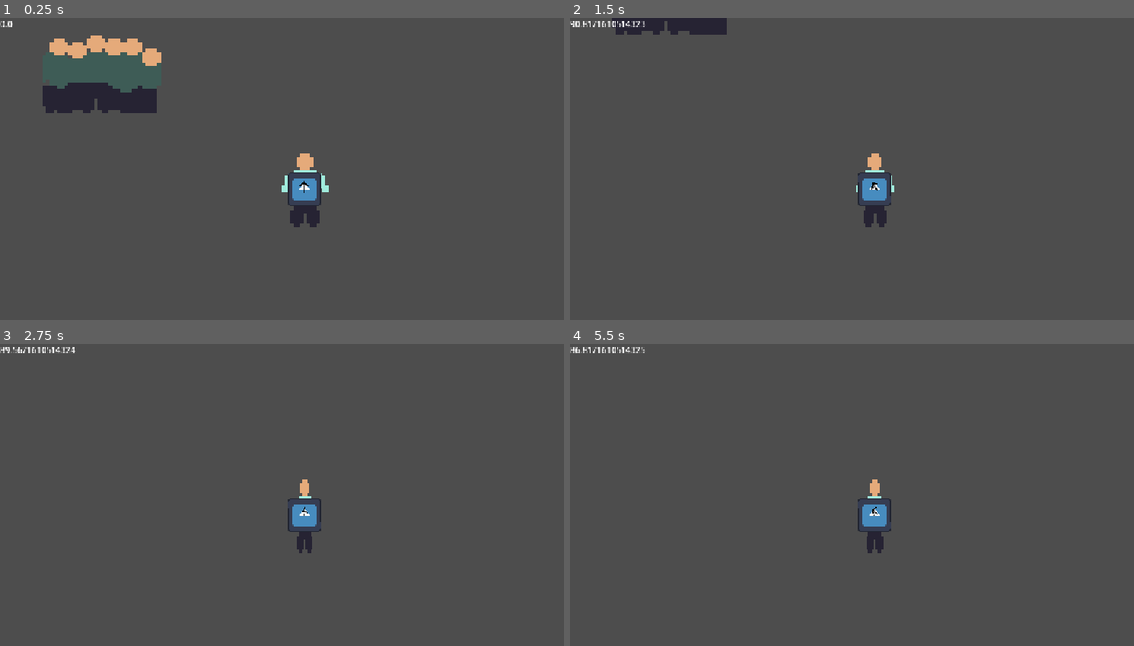
Above: before the commit, frames 1-4 (two rows, left to right).
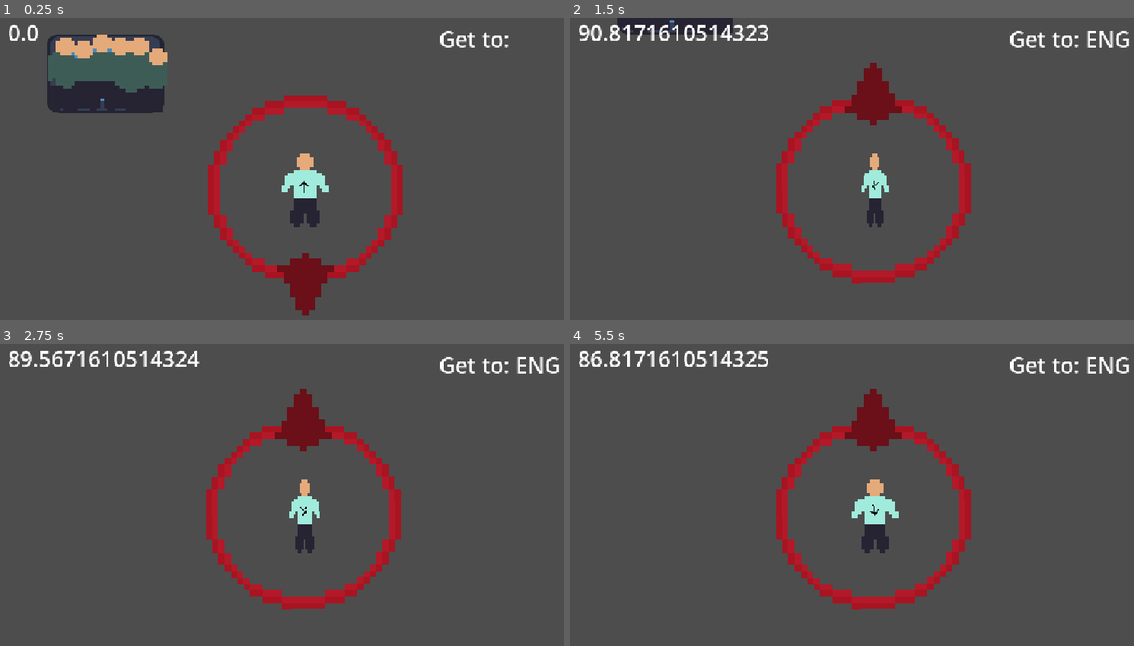
Above: after the commit, the same moments.

Repository: Chickenhatter/horizon-get-to-class
Game: Godot game, scene res://scenes/getting_to.tscn
Same seed, same stepped clock (60 frames per second), same inputs: the game is played once before the commit and once after it. The project has no main scene, so this scene is started directly. The engine's default icon, where the game draws it, is replaced by a stand-in: a white triangle on a blue panel in a dark square.
Inputs (mouse positions are in pixels of both pictures, inside the frame that each line leads up to):
- Up to frame 1 (0.25 s): no input
- Up to frame 2 (1.5 s): tap Enter at 0.5 s; move the mouse to (1009, 172) at 0.52 s; hold Right 0.53-1.28 s; hold A (ui_a) 0.53-1.28 s; click (1009, 172) at 0.67 s; tap D (ui_d) at 0.8, 1.35 s; move the mouse to (750, 205) at 1.27 s; hold Down from 1.28 s (still down)
- Up to frame 3 (2.75 s): tap A (ui_a) at 1.55 s; move the mouse to (366, 440) at 2.02 s; release Down at 2.03 s; hold Right from 2.03 s (still down); hold A (ui_a) from 2.03 s (still down); tap D (ui_d) at 2.3 s
- Up to frame 4 (5.5 s): move the mouse to (846, 582) at 2.77 s; release Right at 2.78 s; release A (ui_a) at 2.78 s; hold Up 2.78-3.53 s; tap D (ui_d) at 2.85, 5.3 s; click (846, 582) at 2.92 s; tap A (ui_a) at 3.05, 4.55 s; move the mouse to (1055, 567) at 3.52 s; hold D (ui_d) 3.53-4.28 s; hold Left 3.53-5.03 s; tap Alt at 3.6 s; move the mouse to (694, 464) at 4.27 s; tap Shift at 4.35 s; move the mouse to (902, 516) at 5.02 s; hold Down from 5.03 s (still down); hold A (ui_a) from 5.03 s (still down); click (902, 516) at 5.17 s

The runs differ from the first frame. In frame 1, 6.6% of the frame differs, in the area x 0-91%, y 1-99%; in frame 2, 6.6%; in frame 3, 6.4%; in frame 4, 6.7%, in the area x 0-100%, y 1-88%.

Commit message:
3hr 44m fixing collision shape innacuray

Diff:
--- a/code/camera.gd
+++ b/code/camera.gd
@@ -11,6 +11,7 @@
 func _process(_delta: float) -> void:
 	$Camera2D.global_position = Global.character_position
 	$Camera2D/RichTextLabel.text = Global.timer_str
+	$Camera2D/class.text = "Get to: " + Global.clas
 	if follow == true:
 		$Camera2D/Sprite2D.look_at(Global.positio)
-		$Camera2D/Sprite2D.rotation_degrees += 90
+		$Camera2D/Sprite2D.rotation_degrees -= 90
--- a/code/character.gd
+++ b/code/character.gd
@@ -12,9 +12,9 @@
 	if Input.is_action_pressed('ui_s'):
 		movement = Vector2.DOWN.rotated(deg_to_rad(rotation_degrees))
 	if Input.is_action_pressed('ui_a'):
-		$".".rotation_degrees -= 1
+		$".".rotation_degrees -= 3
 	if Input.is_action_pressed('ui_d'):
-		$".".rotation_degrees += 1
+		$".".rotation_degrees += 3
 	velocity = movement * SPEED
 	var collision = move_and_collide(velocity * delta)
 	if collision:
@@ -41,6 +41,7 @@
 		else:
 			velocity = push * original_speed
 	$Icon2.scale.x = (1.5*(sin((2*PI*($".".rotation_degrees+45)/180)))+4.5)
-	$CollisionPolygon2D.scale.x = (1.5*(sin((2*PI*($".".rotation_degrees+45)/180)))+4.5)
+	$CollisionPolygon2D.scale.x = (1.5*(sin((2*PI*($".".rotation_degrees+45)/180)))+4.5)/6
 	$Icon2.rotation_degrees = -$".".rotation_degrees
 	$Icon2/arrow.rotation_degrees = $".".rotation_degrees
+	$CollisionPolygon2D.rotation_degrees = -$".".rotation_degrees
--- a/code/classes_decider.gd
+++ b/code/classes_decider.gd
@@ -42,6 +42,7 @@
 		clas = "sst"
 		positio = $sst.global_position
 	Global.positio = positio
+	Global.clas = clas.to_upper()
 	print(clas)
 	find_timer()
 func find_timer():
--- a/code/moving1.gd
+++ b/code/moving1.gd
@@ -16,12 +16,12 @@
 	velocity = current_velocity
 	$side.global_rotation = 0
 	$forward.global_rotation = 0
-	$CollisionShape2D.global_rotation = 0
+	$CollisionShape2D.global_rotation_degrees = 90
 	if cos(2*PI*($".".global_rotation_degrees)/180) < 0:
-		$side.play("no")
-		$forward.play("them")
+		$side/side.play("no")
+		$forward/forward.play("them")
 		$CollisionShape2D.scale.y = 1
 	else:
-		$forward.play("no")
-		$side.play("them")
+		$forward/forward.play("no")
+		$side/side.play("them")
 		$CollisionShape2D.scale.y = 0.3
--- a/global/global.gd
+++ b/global/global.gd
@@ -2,6 +2,7 @@
 var character_position = 0
 var timer_str = 1
 var positio = 0
+var clas = ""
 # Called when the node enters the scene tree for the first time.
 func _ready() -> void:
 	pass # Replace with function body.
--- a/scenes/getting_to.tscn
+++ b/scenes/getting_to.tscn
@@ -4,11 +4,12 @@
 [ext_resource type="Texture2D" uid="uid://dhetnbigbagbg" path="res://assets/human/pixil-frame-0 (13).png" id="2_dak1h"]
 [ext_resource type="Texture2D" uid="uid://4q335xxs2p" path="res://icon.svg" id="2_l0a5c"]
 [ext_resource type="Script" uid="uid://ddhb5d6cw035w" path="res://code/moving1.gd" id="3_4m780"]
-[ext_resource type="Texture2D" uid="uid://celsot7yfnag4" path="res://assets/human/pixil-frame-0 (15).png" id="3_l6age"]
+[ext_resource type="Texture2D" uid="uid://celsot7yfnag4" path="res://assets/other/pixil-frame-0 (15).png" id="3_l6age"]
 [ext_resource type="Script" uid="uid://c1r628slsblxt" path="res://code/classes_decider.gd" id="4_ku5y5"]
 [ext_resource type="Script" uid="uid://dc4oih1orewkw" path="res://code/camera.gd" id="5_6viju"]
 [ext_resource type="Texture2D" uid="uid://dij357whn0vpq" path="res://assets/human/pixil-frame-0 (16).png" id="5_sn084"]
 [ext_resource type="Texture2D" uid="uid://cbge3i68g8yk3" path="res://assets/human/pixil-frame-0 (14).png" id="6_ah7as"]
+[ext_resource type="Texture2D" uid="uid://ctb5h68yr2q48" path="res://assets/other/pixil-frame-0 (18).png" id="9_sn084"]
 
 [sub_resource type="Curve2D" id="Curve2D_4m780"]
 _data = {
@@ -19,6 +20,25 @@
 [sub_resource type="RectangleShape2D" id="RectangleShape2D_ku5y5"]
 size = Vector2(148.98418, 222.97482)
 
+[sub_resource type="SpriteFrames" id="SpriteFrames_7xrwy"]
+animations = [{
+"frames": [{
+"duration": 1.0,
+"texture": null
+}],
+"loop": 1,
+"name": &"no",
+"speed": 5.0
+}, {
+"frames": [{
+"duration": 1.0,
+"texture": ExtResource("6_ah7as")
+}],
+"loop": 1,
+"name": &"them",
+"speed": 5.0
+}]
+
 [sub_resource type="SpriteFrames" id="SpriteFrames_rpb1b"]
 animations = [{
 "frames": [{
@@ -32,25 +52,6 @@
 "frames": [{
 "duration": 1.0,
 "texture": ExtResource("5_sn084")
-}],
-"loop": 1,
-"name": &"them",
-"speed": 5.0
-}]
-
-[sub_resource type="SpriteFrames" id="SpriteFrames_7xrwy"]
-animations = [{
-"frames": [{
-"duration": 1.0,
-"texture": null
-}],
-"loop": 1,
-"name": &"no",
-"speed": 5.0
-}, {
-"frames": [{
-"duration": 1.0,
-"texture": ExtResource("6_ah7as")
 }],
 "loop": 1,
 "name": &"them",
@@ -88,12 +89,6 @@
 position = Vector2(385, 507)
 platform_floor_layers = 0
 script = ExtResource("1_2gn6n")
-
-[node name="Icon" type="Sprite2D" parent="Node2D/character/character" unique_id=60606033]
-visible = false
-position = Vector2(10, -24)
-scale = Vector2(6, 6)
-texture = ExtResource("2_dak1h")
 
 [node name="Icon2" type="Node2D" parent="Node2D/character/character" unique_id=1552264854]
 scale = Vector2(6, 6)
@@ -114,6 +109,12 @@
 [node name="CollisionPolygon2D" type="CollisionPolygon2D" parent="Node2D/character/character" unique_id=368582955]
 polygon = PackedVector2Array(-14, -68, 17, -68, 17, -37, 41, -37, 41, -8, 47, -8, 47, 7, 33, 7, 28, 7, 28, 72, -27, 72, -27, 5, -44, 5, -46, 5, -46, -8, -40, -8, -40, -37, -15, -37, -15, -68)
 
+[node name="Icon" type="Sprite2D" parent="Node2D/character/character/CollisionPolygon2D" unique_id=361258464]
+visible = false
+position = Vector2(10.000009, -25.000008)
+scale = Vector2(6, 6)
+texture = ExtResource("2_dak1h")
+
 [node name="people" type="Node2D" parent="Node2D" unique_id=1781502234]
 
 [node name="students" type="Path2D" parent="Node2D/people" unique_id=1999616336]
@@ -126,28 +127,39 @@
 
 [node name="CharacterBody2D" type="CharacterBody2D" parent="Node2D/people/students/PathFollow2D" unique_id=1366225198]
 position = Vector2(4.0494885, -122.955696)
+rotation = 3.1415927
 platform_floor_layers = 0
 script = ExtResource("3_4m780")
 
 [node name="CollisionShape2D" type="CollisionShape2D" parent="Node2D/people/students/PathFollow2D/CharacterBody2D" unique_id=1704654837]
-position = Vector2(-3.8788452, 118.48142)
+position = Vector2(4.374034, -123.98737)
+rotation = 1.5707964
 scale = Vector2(1, 0.3)
 shape = SubResource("RectangleShape2D_ku5y5")
 
-[node name="side" type="AnimatedSprite2D" parent="Node2D/people/students/PathFollow2D/CharacterBody2D" unique_id=1251426449]
-position = Vector2(22.637909, 120.06885)
-rotation = 1.5707964
+[node name="Sprite2D" type="Sprite2D" parent="Node2D/people/students/PathFollow2D/CharacterBody2D/CollisionShape2D" unique_id=2078053967]
+position = Vector2(-0.24010468, -2.4258633)
+scale = Vector2(1.1710578, 1.7303559)
+texture = ExtResource("2_l0a5c")
+
+[node name="forward" type="Node2D" parent="Node2D/people/students/PathFollow2D/CharacterBody2D" unique_id=2119719997]
+position = Vector2(4.3710155, -122.98736)
+
+[node name="forward" type="AnimatedSprite2D" parent="Node2D/people/students/PathFollow2D/CharacterBody2D/forward" unique_id=883736721]
+position = Vector2(8.0874405, -28.97575)
+scale = Vector2(7.000001, 6.381)
+sprite_frames = SubResource("SpriteFrames_7xrwy")
+animation = &"them"
+
+[node name="side" type="Node2D" parent="Node2D/people/students/PathFollow2D/CharacterBody2D" unique_id=1812234559]
+position = Vector2(3.3710213, -122.990395)
+
+[node name="side" type="AnimatedSprite2D" parent="Node2D/people/students/PathFollow2D/CharacterBody2D/side" unique_id=1251426449]
+position = Vector2(10.084404, -27.9697)
 scale = Vector2(6, 6)
 sprite_frames = SubResource("SpriteFrames_rpb1b")
 animation = &"them"
 
-[node name="forward" type="AnimatedSprite2D" parent="Node2D/people/students/PathFollow2D/CharacterBody2D" unique_id=883736721]
-position = Vector2(23.319384, 119.10352)
-rotation = 1.5707964
-scale = Vector2(7, 6.381)
-sprite_frames = SubResource("SpriteFrames_7xrwy")
-animation = &"them"
-
 [node name="classes" type="Node2D" parent="Node2D" unique_id=2028233519]
 
 [node name="classes" type="Node2D" parent="Node2D/classes" unique_id=565763986]
@@ -216,14 +228,27 @@
 position = Vector2(385, 507)
 
 [node name="RichTextLabel" type="RichTextLabel" parent="Node2D/camera/Camera2D" unique_id=1324671600]
-offset_left = -576.0
-offset_top = -325.0
-offset_right = -69.0
-offset_bottom = -56.0
-
-[node name="Sprite2D" type="Sprite2D" parent="Node2D/camera/Camera2D" unique_id=1951960244]
-scale = Vector2(0.5, 0.5)
-texture = ExtResource("2_l0a5c")
+offset_left = -561.0
+offset_top = -324.0
+offset_right = -54.0
+offset_bottom = -55.0
+theme_override_font_sizes/normal_font_size = 41
+text = "test"
+
+[node name="Sprite2D" type="Node2D" parent="Node2D/camera/Camera2D" unique_id=383296780]
+
+[node name="Sprite2D" type="Sprite2D" parent="Node2D/camera/Camera2D/Sprite2D" unique_id=1951960244]
+position = Vector2(8, 13)
+scale = Vector2(11.935, 11.935)
+texture = ExtResource("9_sn084")
+
+[node name="class" type="RichTextLabel" parent="Node2D/camera/Camera2D" unique_id=1107035025]
+offset_left = 255.0
+offset_top = -312.0
+offset_right = 622.0
+offset_bottom = -143.0
+theme_override_font_sizes/normal_font_size = 41
+text = "pe"
 
 [connection signal="body_entered" from="Node2D/classes/classes/eng" to="Node2D/classes/classes" method="_on_eng_body_entered"]
 [connection signal="body_exited" from="Node2D/classes/classes/eng" to="Node2D/classes/classes" method="_on_eng_body_exited"]
Renamed: assets/human/pixil-frame-0 (15).png -> assets/other/pixil-frame-0 (15).png
Not shown, changed: assets/other/pixil-frame-0 (15).png.import
Binary file added: assets/other/pixil-frame-0 (18).png
Not shown, added: assets/other/pixil-frame-0 (18).png.import
